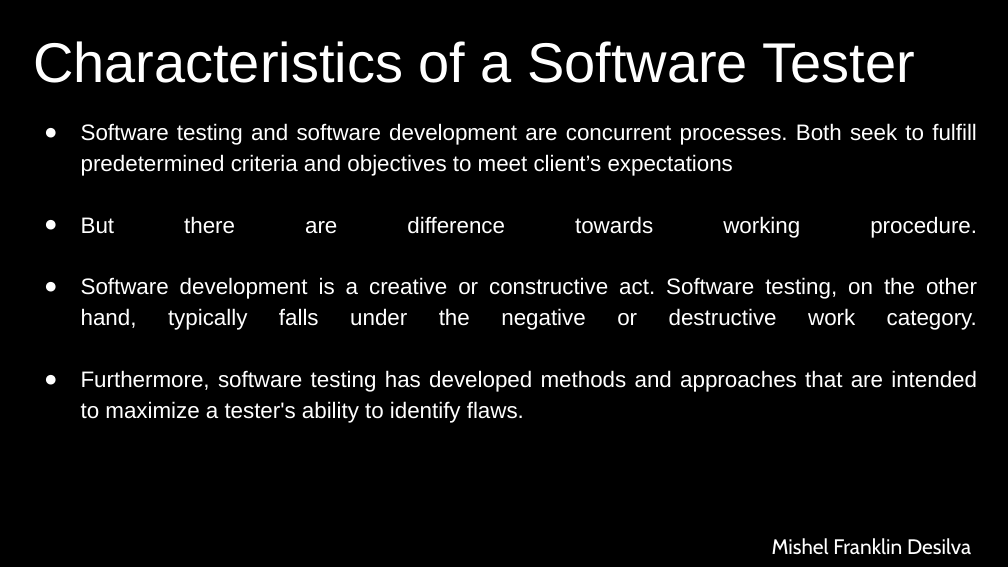
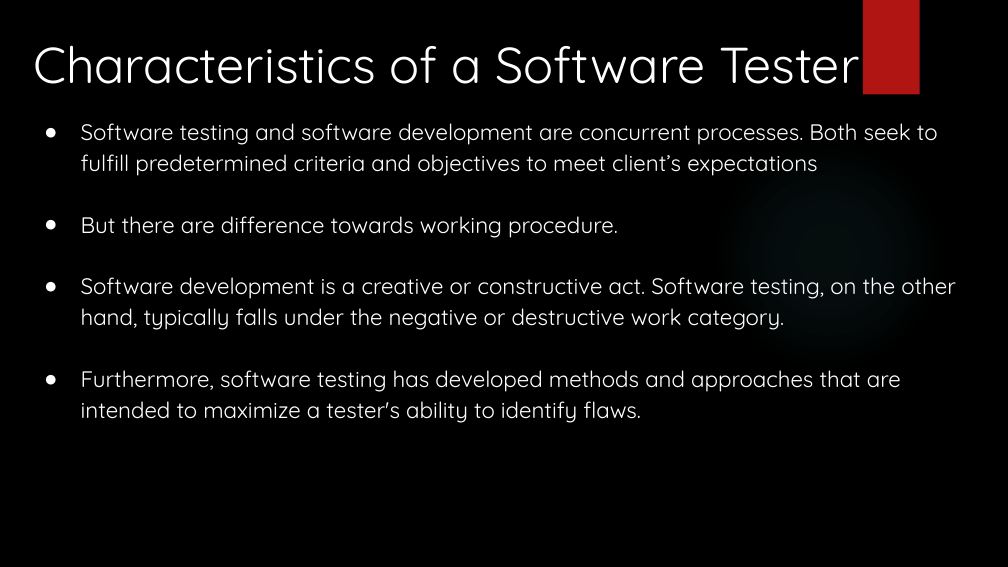
Before and after one commit to AbdullahRFA/SQA-Manual_and_Automation_Testing, a slide deck: slide 14 of Resources/Module-4/4.3. SQA_ Manual & Automated Testing - Principles of Software Testing and Psychology of Testing.pptx. Drawn at 1008x567 pixels with LibreOffice and Linux fonts; fonts in the diff are those of the drawing; background and template pictures are left out. Boxes give left, top, right and bottom in pixels: in the first picture for what was removed or moved away, otherwise in the second. Text is boxed around its words. In the diff, an @@ line names an element or a change of style, - is before the commit and + after.

```diff
--- a/Resources/Module-4/4.3. SQA_ Manual & Automated Testing - Principles of Software Testing and Psychology of Testing.pptx
+++ b/Resources/Module-4/4.3. SQA_ Manual & Automated Testing - Principles of Software Testing and Psychology of Testing.pptx
@@ text "Characteristics of a Software Tester" at (33, 45, 859, 84): size 40 to 36 pt, font Arial to Quicksand @@
@@ rectangle added at (863, 0, 919, 95), fill #B01513 @@
@@ text "Software testing and software development ..." at (81, 123, 956, 423): font Arial to Quicksand; alignment justified to left @@
@@ ellipse added at (712, 139, 944, 372), fill gradient #50B9C1 @@
@@ text removed at (772, 538, 971, 555) @@
-Mishel Franklin Desilva
```
Also in this commit, not shown: 18 other slides changed, 12 other files.
